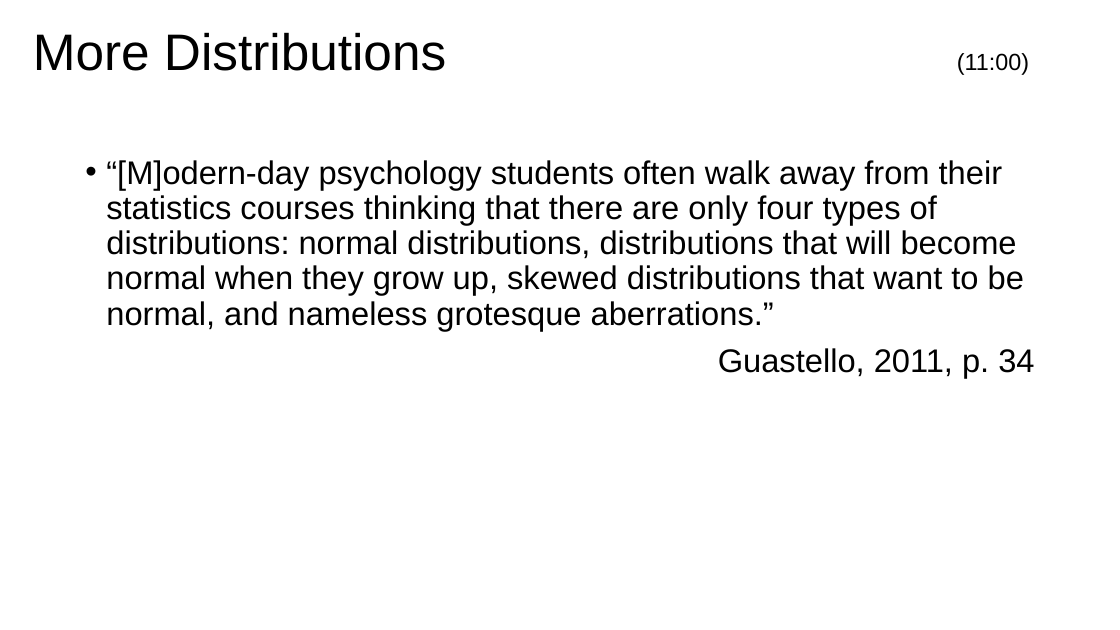
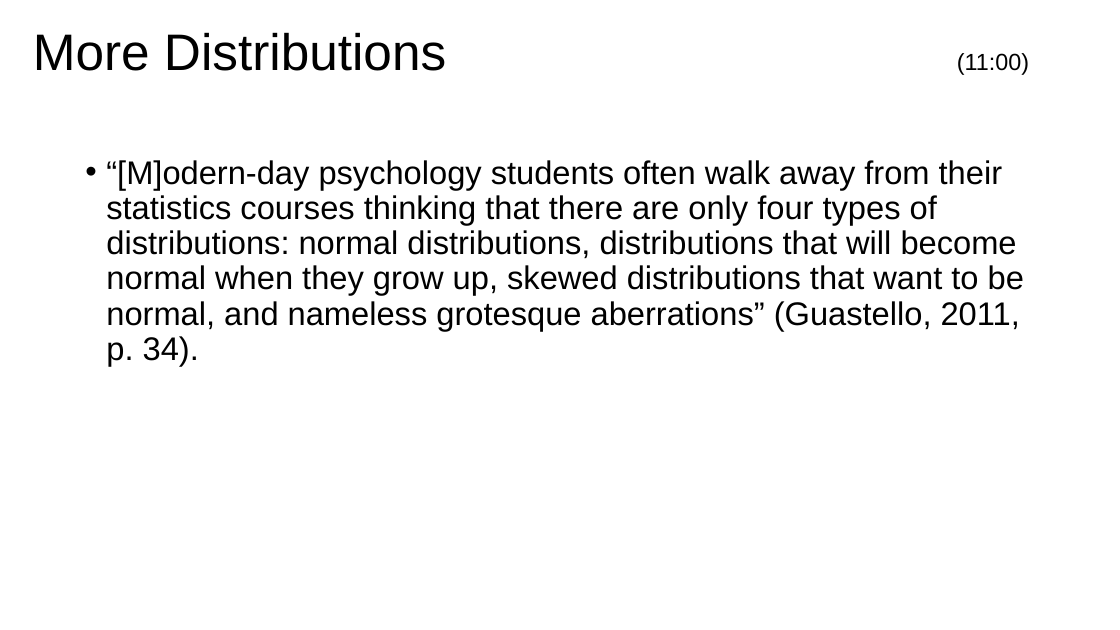
Before and after one commit to barneyricca/NDS_workshop, a slide deck: slide 18 of Slide Decks/Monday Morning.pptx. Drawn at 1120x630 pixels with LibreOffice and Linux fonts; fonts in the diff are those of the drawing; background and template pictures are left out. Boxes give left, top, right and bottom in pixels: in the first picture for what was removed or moved away, otherwise in the second. Text is boxed around its words. In the diff, an @@ line names an element or a change of style, - is before the commit and + after.

```diff
--- a/Slide Decks/Monday Morning.pptx
+++ b/Slide Decks/Monday Morning.pptx
@@ text at [106,160,1024,366]: text changed @@
-• “[M]odern-day psychology students often walk away from their statistics courses thinking that there are only four types of distributions: normal distributions, distributions that will become normal when they grow up, skewed distributions that want to be normal, and nameless grotesque aberrations.”
-Guastello, 2011, p. 34
+• “[M]odern-day psychology students often walk away from their statistics courses thinking that there are only four types of distributions: normal distributions, distributions that will become normal when they grow up, skewed distributions that want to be normal, and nameless grotesque aberrations” (Guastello, 2011, p. 34).
```
Also in this commit, not shown: 13 other slides changed, 1 slide removed, 4 other files.
